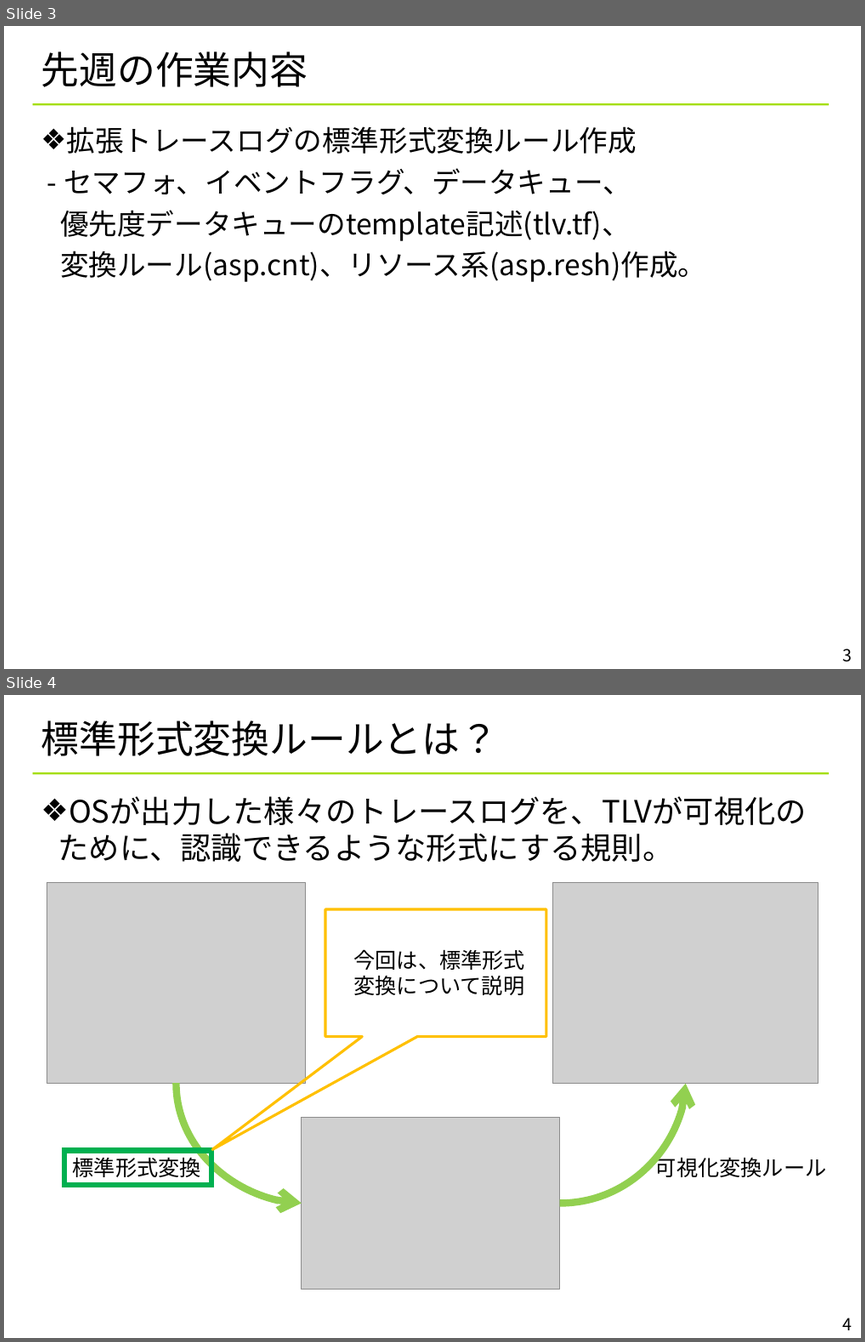
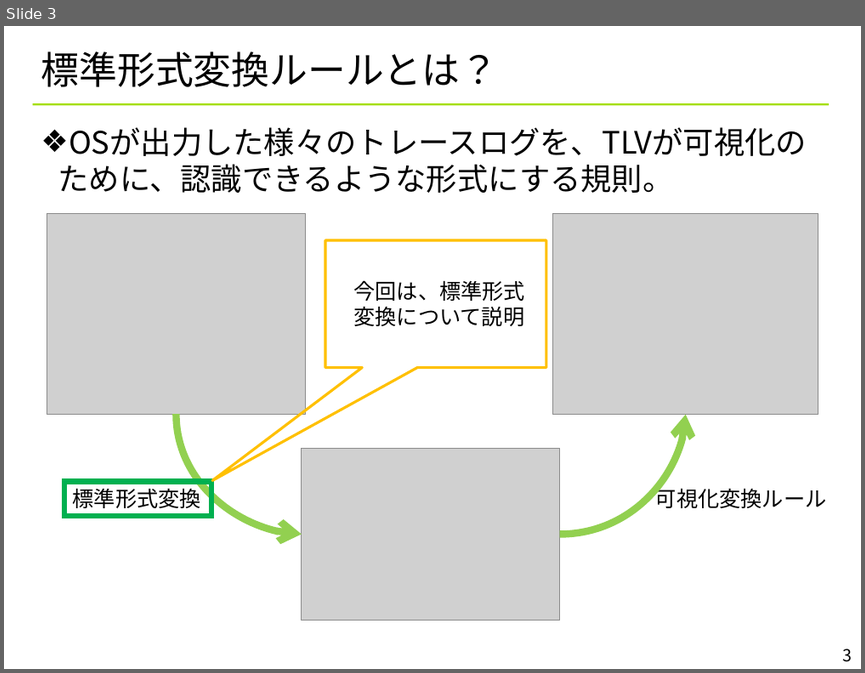
Before and after one commit to YixiaoLi/tlv4mc, a slide deck: doc/TLV_convert_rules.ppt. Shown one above the other, each under a label of ours: slides 3 and 4 before the commit, slide 3 after it. The pictures are 865x1342 and 865x673 pixels, drawn with LibreOffice and Linux fonts; fonts in the diff are those of the drawing; grey boxes stand for pictures; background and template pictures are left out. Boxes give left, top, right and bottom in pixels: in the first picture for what was removed or moved away, otherwise in the second. Text is boxed around its words. In the diff, an @@ line names an element or a change of style, - is before the commit and + after.

```diff
--- a/doc/TLV_convert_rules.ppt
+++ b/doc/TLV_convert_rules.ppt
@@ slide 3 removed at (x1=4, y1=26, x2=861, y2=669), background #FFFFFF; not listed: 1 template element that a slide beside it also shows @@
@@ title removed at (x1=41, y1=52, x2=308, y2=87) @@
-先週の作業内容
@@ text removed at (x1=60, y1=126, x2=706, y2=282) @@
-❖ 拡張トレースログの標準形式変換ルール作成
-- セマフォ、イベントフラグ、データキュー、
-優先度データキューのtemplate記述(tlv.tf)、
-変換ルール(asp.cnt)、リソース系(asp.resh)作成。
@@ page number removed at (x1=843, y1=648, x2=852, y2=662) @@
-3
@@ what was slide 4 is now slide 3 @@
@@ page number at (x1=843, y1=648, x2=852, y2=662): text changed @@
-4
+3
```
Also in this commit, not shown: 3 slides changed, 1 other slide removed, 5 other files.
